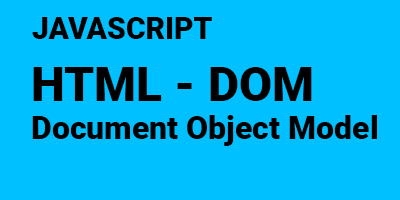
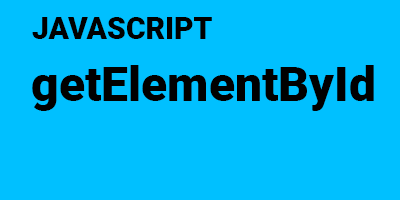
The second w=400, h=200 image is a revision of the first. Changes to its layers:
renamed "HTML - DOM Document Object Model" to "getElementById", painted on it over (32, 65, 377, 146)
